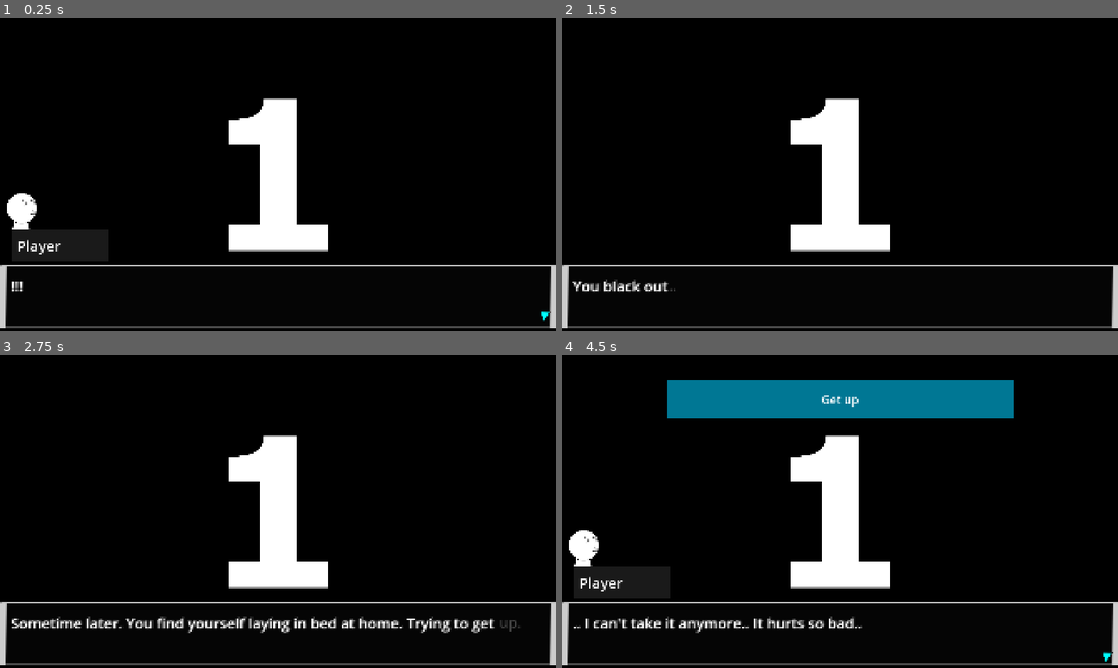
Above: before the commit, frames 1-4 (two rows, left to right).
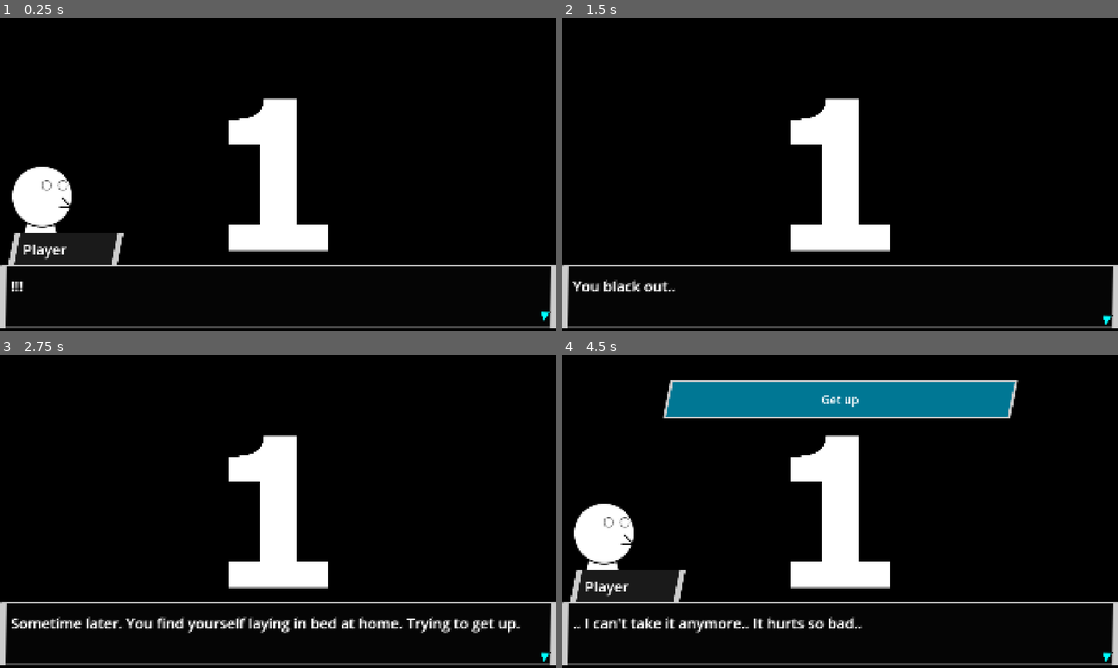
Above: after the commit, the same moments.

Repository: mathew-tran/jamegam50
Game: Godot game, scene res://Scenes/Part5-Home.tscn
Same seed, same stepped clock (60 frames per second), same inputs: the game is played once before the commit and once after it. This scene is started directly instead of the project's main scene.
Inputs (mouse positions are in pixels of both pictures, inside the frame that each line leads up to):
- Up to frame 1 (0.25 s): no input
- Up to frame 2 (1.5 s): tap Enter at 0.5 s; move the mouse to (962, 158) at 0.52 s; press the mouse at (962, 158) at 0.53 s; tap Space at 1.25 s; move the mouse to (728, 190) at 1.27 s; release the mouse at (728, 190) at 1.28 s; click (728, 190) at 1.35 s
- Up to frame 3 (2.75 s): tap Enter at 2 s; move the mouse to (333, 442) at 2.02 s; press the mouse at (333, 442) at 2.03 s
- Up to frame 4 (4.5 s): move the mouse to (812, 574) at 2.77 s; release the mouse at (812, 574) at 2.78 s; click (812, 574) at 2.85 s; tap Space at 3.5 s; move the mouse to (1006, 558) at 3.52 s; press the mouse at (1006, 558) at 3.53 s; move the mouse to (673, 464) at 4.27 s; release the mouse at (673, 464) at 4.28 s; click (673, 464) at 4.35 s

The runs differ from the first frame. In frame 1, 2.5% of the frame differs, in the area x 1-23%, y 47-79%; in frame 2, less than 0.1%; in frame 3, 0.1%; in frame 4, 3.4%, in the area x 1-83%, y 8-79%.

Commit message:
play around with environment and UI

Diff:
--- a/Prefabs/UI/InteractPanel.tscn
+++ b/Prefabs/UI/InteractPanel.tscn
@@ -70,3 +70,4 @@
 libraries = {
 &"": SubResource("AnimationLibrary_nnfgk")
 }
+speed_scale = 2.0
--- a/Prefabs/UI/OptionButton.tscn
+++ b/Prefabs/UI/OptionButton.tscn
@@ -3,13 +3,28 @@
 [ext_resource type="Script" uid="uid://bte55yf0fhrap" path="res://Scripts/UI/OptionButton.gd" id="1_inmwa"]
 
 [sub_resource type="StyleBoxFlat" id="StyleBoxFlat_inmwa"]
-bg_color = Color(1.73271e-06, 0.525794, 0.654286, 1)
+bg_color = Color(0, 0.710205, 0.879495, 1)
+skew = Vector2(0.2, 0)
+border_width_left = 30
+border_width_top = 5
+border_width_right = 15
+border_width_bottom = 5
 
 [sub_resource type="StyleBoxFlat" id="StyleBoxFlat_8sggi"]
 bg_color = Color(7.70092e-07, 0.314119, 0.395782, 1)
+skew = Vector2(0.2, 0)
+border_width_left = 10
+border_width_top = 5
+border_width_right = 10
+border_width_bottom = 5
 
 [sub_resource type="StyleBoxFlat" id="StyleBoxFlat_x1h72"]
 bg_color = Color(0, 0.466325, 0.581661, 1)
+skew = Vector2(0.2, 0)
+border_width_left = 10
+border_width_top = 5
+border_width_right = 10
+border_width_bottom = 5
 
 [node name="Button" type="Button"]
 custom_minimum_size = Vector2(1200, 130)
--- a/Scenes/Cutscene.tscn
+++ b/Scenes/Cutscene.tscn
@@ -35,6 +35,18 @@
 Options = Array[ExtResource("4_dqmat")]([])
 metadata/_custom_type_script = "uid://byqjsgo6271ad"
 
+[sub_resource type="StyleBoxFlat" id="StyleBoxFlat_kweal"]
+bg_color = Color(0.103744, 0.103744, 0.103743, 1)
+skew = Vector2(0.2, 0)
+border_width_left = 20
+border_width_top = 2
+border_width_right = 20
+border_width_bottom = 2
+expand_margin_left = 20.0
+expand_margin_top = 20.0
+expand_margin_right = 20.0
+expand_margin_bottom = 20.0
+
 [sub_resource type="StyleBoxFlat" id="StyleBoxFlat_g4us0"]
 bg_color = Color(0.0214346, 0.0214346, 0.0214346, 1)
 skew = Vector2(0.01, 0)
@@ -43,13 +55,6 @@
 border_width_right = 20
 border_width_bottom = 3
 
-[sub_resource type="StyleBoxFlat" id="StyleBoxFlat_kweal"]
-bg_color = Color(0.103744, 0.103744, 0.103743, 1)
-expand_margin_left = 20.0
-expand_margin_top = 20.0
-expand_margin_right = 20.0
-expand_margin_bottom = 20.0
-
 [sub_resource type="Animation" id="Animation_dqmat"]
 length = 0.001
 tracks/0/type = "value"
@@ -143,6 +148,30 @@
 expand_mode = 2
 stretch_mode = 5
 
+[node name="OwnerImage" type="TextureRect" parent="CanvasLayer"]
+custom_minimum_size = Vector2(140, 140)
+anchors_preset = 2
+anchor_top = 1.0
+anchor_bottom = 1.0
+offset_left = 4.0
+offset_top = -588.0
+offset_right = 284.0
+offset_bottom = -308.0
+grow_vertical = 0
+texture = ExtResource("6_kweal")
+expand_mode = 2
+stretch_mode = 5
+
+[node name="Label" type="Label" parent="CanvasLayer/OwnerImage"]
+layout_mode = 0
+offset_left = 54.0
+offset_top = 268.0
+offset_right = 390.0
+offset_bottom = 341.0
+theme_override_font_sizes/font_size = 50
+theme_override_styles/normal = SubResource("StyleBoxFlat_kweal")
+text = "PlayerName"
+
 [node name="Panel" type="Panel" parent="CanvasLayer"]
 anchors_preset = 12
 anchor_top = 1.0
@@ -187,30 +216,6 @@
 bbcode_enabled = true
 text = "This is a test script."
 visible_characters_behavior = 1
-
-[node name="OwnerImage" type="TextureRect" parent="CanvasLayer"]
-custom_minimum_size = Vector2(140, 140)
-anchors_preset = 2
-anchor_top = 1.0
-anchor_bottom = 1.0
-offset_left = 4.0
-offset_top = -464.0
-offset_right = 122.0
-offset_bottom = -346.0
-grow_vertical = 0
-texture = ExtResource("6_kweal")
-expand_mode = 2
-stretch_mode = 5
-
-[node name="Label" type="Label" parent="CanvasLayer/OwnerImage"]
-layout_mode = 0
-offset_left = 54.0
-offset_top = 155.0
-offset_right = 350.0
-offset_bottom = 224.0
-theme_override_font_sizes/font_size = 50
-theme_override_styles/normal = SubResource("StyleBoxFlat_kweal")
-text = "PlayerName"
 
 [node name="TextureRect2" type="TextureRect" parent="CanvasLayer"]
 offset_left = 1862.0
--- a/Scenes/Part1-Home.tscn
+++ b/Scenes/Part1-Home.tscn
@@ -64,4 +64,7 @@
 autoplay = true
 script = ExtResource("11_cucws")
 
+[node name="DirectionalLight2D" type="DirectionalLight2D" parent="."]
+blend_mode = 2
+
 [editable path="Environment"]
--- a/Scenes/Part5-Home.tscn
+++ b/Scenes/Part5-Home.tscn
@@ -82,4 +82,9 @@
 [node name="Panel" parent="CanvasLayer" groups=["InteractPanel"] instance=ExtResource("8_liinq")]
 visible = false
 
+[node name="DirectionalLight2D" type="DirectionalLight2D" parent="."]
+color = Color(0.452701, 0.521098, 1, 1)
+energy = 1.23
+blend_mode = 2
+
 [editable path="Environment"]
--- a/Scenes/Part7-Home.tscn
+++ b/Scenes/Part7-Home.tscn
@@ -60,4 +60,9 @@
 [node name="Panel" parent="CanvasLayer" groups=["InteractPanel"] instance=ExtResource("8_k7jmg")]
 visible = false
 
+[node name="DirectionalLight2D" type="DirectionalLight2D" parent="."]
+color = Color(1.82897e-06, 0.654436, 0.683581, 1)
+energy = 2.13
+blend_mode = 2
+
 [editable path="Environment"]
--- a/Scripts/Cutscene.gd
+++ b/Scripts/Cutscene.gd
@@ -17,6 +17,11 @@
 
 func Setup(newData):
 	Data = newData.duplicate()
+
+func GetNewCutSceneData(newData):
+	Data = newData.duplicate()
+	RemainingText.clear()
+	PlayNextScene()
 
 func _ready() -> void:
 	get_tree().paused = true
@@ -103,7 +108,7 @@
 		$CanvasLayer/TextureRect2.visible = false
 		$CanvasLayer/Panel/RichTextLabel.text = RemainingText.pop_front()
 		$CanvasLayer/Panel/Outline.text = $CanvasLayer/Panel/RichTextLabel.text
-		tween.tween_property(Content, "visible_ratio", 1, len(Content.text) * .01)
+		tween.tween_property(Content, "visible_ratio", 1, len(Content.text) * .007)
 		await tween.finished
 		bCanSkip = true
 		$CanvasLayer/Options.visible = false
--- a/Scripts/UI/OptionButton.gd
+++ b/Scripts/UI/OptionButton.gd
@@ -2,6 +2,7 @@
 
 var OptionInfo : OptionData
 var CutSceneRef
+
 func Setup(optionData : OptionData, cutSceneRef):
 	OptionInfo = optionData
 	$Label.text = optionData.OptionName
@@ -10,8 +11,4 @@
 func _on_button_up() -> void:
 	if OptionInfo.StoryFlagSet:
 		OptionInfo.StoryFlagSet.SetFlag()
-	CutSceneRef.queue_free()
-	var cutScene = load("res://Scenes/Cutscene.tscn")
-	var instance = cutScene.instantiate()
-	instance.Setup(OptionInfo.CutScenes)
-	GameManager.add_child(instance)
+	CutSceneRef.GetNewCutSceneData(OptionInfo.CutScenes)
